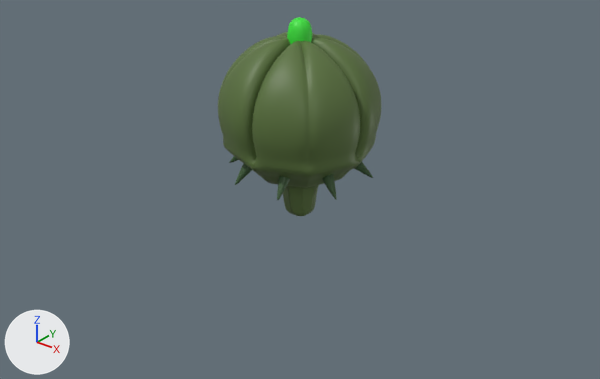
What one commit did to the Blender file Assets/Blender/ThistleBody.blend.
The view is the same before and after, from a 50 mm camera at (2.55, -3.19, 1.95) aimed at (0.06, -0.08, 0.02). Arrows for +X, +Y and +Z are at lower left; the lights stay in place.
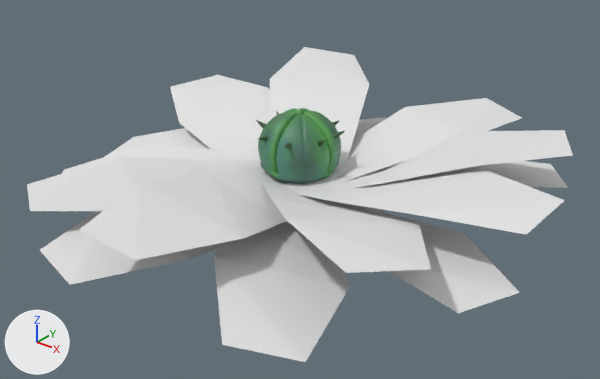
What differs and where, as boxes (x1, y1, x2, y2) in the pictures (600 x 379 px):
'Sphere', surface changed, reshaped, moved, rescaled, modifiers changed
    before: (218, 32, 381, 216)
    after: (258, 108, 341, 184)
'Plane.002', added
    after: (214, 169, 349, 362)
'Plane.011', added
    after: (79, 166, 287, 260)
'Plane', added
    after: (282, 164, 565, 235)
'Plane.003', added
    after: (262, 181, 431, 273)
'Plane.012', added
    after: (339, 98, 522, 182)
'Plane.008', added
    after: (27, 156, 261, 211)
'Plane.004', added
    after: (270, 47, 369, 164)
'Plane.007', added
    after: (170, 75, 270, 152)
'Plane.001', added
    after: (363, 206, 520, 313)
'Plane.015', added
    after: (354, 130, 573, 188)
'Plane.009', added
    after: (40, 211, 220, 285)
'Plane.010', added
    after: (62, 144, 261, 173)
'Plane.013', added
    after: (457, 161, 568, 188)
'Plane.006', added
    after: (105, 128, 210, 157)
'Cylinder', deleted (green)
    before: (287, 17, 312, 44)
'Cone', surface changed, moved, rescaled
    before: (229, 156, 373, 199)
    after: (256, 111, 345, 147)
'Cone.001', surface changed, moved, rescaled
    before: (235, 163, 290, 200)
    after: (258, 121, 339, 149)
'Plane.016', added
    after: (338, 117, 387, 177)

The change, as a diff of the scene's bpy script:
```diff
--- a/Assets/Blender/ThistleBody.blend.py
+++ b/Assets/Blender/ThistleBody.blend.py
@@ mat_thistlebody @@
 mat_thistlebody = principled_material('ThistleBody')
-mat_thistlebody.base_color = (0.101, 0.168, 0.0439)  # dark green #59723b
+mat_thistlebody.texture = img_thistlebody
@@ me_sphere @@
 # used by ob_sphere; location = (0.0, 0.0, 0.0); scale = (0.497, 0.497, 0.497)
-me_sphere.from_pydata(...)  # 130 vertices, 130 faces; spans x 0.0..0.9, y -0.9..0.0, z -0.34..1.69
+me_sphere.from_pydata(...)  # 7566 vertices, 7840 faces; spans x -0.9..0.9, y -0.87..0.87, z -2.87..1.65
+# me_sphere part 1: 2 vertices moved within x 0.09..0.4, y -0.39..-0.09, z 0.24..1.49; 107 vertices removed from x 0.0..0.9, y -0.9..0.0, z -0.34..1.69; 7543 vertices added at x -0.9..0.9, y -0.87..0.87, z -2.87..1.65
 me_sphere.materials.append(mat_thistlebody)
@@ me_plane @@
+me_plane.from_pydata([(-0.005, -0.22, -0.049), (1.371, -0.194, -0.045), (-0.011, 0.192, -0.049), (1.392, 0.143, -0.029), (0.449, -0.269, -0.021), (0.903, -0.314, 0.018), (0.895, 0.303, -0.008), (0.438, 0.228, -0.083)], [], [(5, 1, 3, 6), (0, 4, 7, 2), (4, 5, 6, 7)])
@@ ob_sphere @@
 ob_sphere = bpy.data.objects.new('Sphere', me_sphere)
-ob_sphere.location = (0.0, 0.0, 0.0)
-ob_sphere.scale = (0.497, 0.497, 0.497)
-_m = ob_sphere.modifiers.new('Mirror', 'MIRROR')
-_m.use_axis = (True, True, False)
-_m.use_clip = True
-_m = ob_sphere.modifiers.new('Subdivision', 'SUBSURF')
-_m.levels = 2
+ob_sphere.location = (-0.001, 0.0, -0.006)
+ob_sphere.scale = (0.258, 0.258, 0.258)
@@ ob_cylinder @@
-ob_cylinder = bpy.data.objects.new('Cylinder', me_cylinder)
@@ ob_plane_016 @@
+ob_plane_016 = bpy.data.objects.new('Plane.016', me_plane)
+ob_plane_016.location = (0.047, -0.035, 0.106)
+ob_plane_016.rotation_euler = (-0.249, 0.127, -4.319)  # degrees (-14, 7.3, -247)
@@ ob_plane_015 @@
+ob_plane_015 = bpy.data.objects.new('Plane.015', me_plane)
+ob_plane_015.location = (0.026, -0.028, 0.092)
+ob_plane_015.rotation_euler = (-0.0632, -0.201, -5.705)  # degrees (-3.6, -12, -327)
@@ ob_plane_014 @@
+ob_plane_014 = bpy.data.objects.new('Plane.014', me_plane)
+ob_plane_014.location = (0.017, -0.04, 0.106)
+ob_plane_014.rotation_euler = (-0.202, 0.109, -4.766)  # degrees (-12, 6.2, -273)
@@ ob_plane_013 @@
+ob_plane_013 = bpy.data.objects.new('Plane.013', me_plane)
+ob_plane_013.location = (0.042, -0.008, 0.086)
+ob_plane_013.rotation_euler = (-0.088, 0.00244, -5.547)  # degrees (-5, 0.1, -318)
@@ ob_plane_012 @@
+ob_plane_012 = bpy.data.objects.new('Plane.012', me_plane)
+ob_plane_012.location = (0.034, -0.024, 0.142)
+ob_plane_012.rotation_euler = (-0.00161, -0.081, -5.09)  # degrees (-0.1, -4.6, -292)
@@ ob_plane_011 @@
+ob_plane_011 = bpy.data.objects.new('Plane.011', me_plane)
+ob_plane_011.location = (0.034, -0.027, 0.105)
+ob_plane_011.rotation_euler = (-0.126, -0.16, -1.486)  # degrees (-7.2, -9.2, -85)
@@ ob_plane_010 @@
+ob_plane_010 = bpy.data.objects.new('Plane.010', me_plane)
+ob_plane_010.location = (0.038, -0.012, 0.106)
+ob_plane_010.rotation_euler = (-0.185, 0.0751, -2.504)  # degrees (-11, 4.3, -143)
@@ ob_plane_009 @@
+ob_plane_009 = bpy.data.objects.new('Plane.009', me_plane)
+ob_plane_009.location = (0.026, -0.051, 0.086)
+ob_plane_009.rotation_euler = (-0.088, 0.00244, -1.759)  # degrees (-5, 0.1, -101)
@@ ob_plane_008 @@
+ob_plane_008 = bpy.data.objects.new('Plane.008', me_plane)
+ob_plane_008.location = (0.028, -0.033, 0.12)
+ob_plane_008.rotation_euler = (-0.00161, -0.081, -2.08)  # degrees (-0.1, -4.6, -119)
@@ ob_plane_007 @@
+ob_plane_007 = bpy.data.objects.new('Plane.007', me_plane)
+ob_plane_007.location = (0.035, -0.034, 0.105)
+ob_plane_007.rotation_euler = (-0.142, -0.103, -3.485)  # degrees (-8.1, -5.9, -200)
@@ ob_plane_006 @@
+ob_plane_006 = bpy.data.objects.new('Plane.006', me_plane)
+ob_plane_006.location = (0.049, -0.041, 0.106)
+ob_plane_006.rotation_euler = (-0.202, 0.109, -3.009)  # degrees (-12, 6.2, -172)
@@ ob_plane_004 @@
+ob_plane_004 = bpy.data.objects.new('Plane.004', me_plane)
+ob_plane_004.location = (0.029, -0.027, 0.126)
+ob_plane_004.rotation_euler = (0.0617, -0.201, -4.16)  # degrees (3.5, -12, -238)
@@ ob_plane_003 @@
+ob_plane_003 = bpy.data.objects.new('Plane.003', me_plane)
+ob_plane_003.location = (0.027, -0.028, 0.105)
+ob_plane_003.rotation_euler = (-0.126, -0.16, -0.627)  # degrees (-7.2, -9.2, -36)
@@ ob_plane_002 @@
+ob_plane_002 = bpy.data.objects.new('Plane.002', me_plane)
+ob_plane_002.location = (0.013, -0.023, 0.106)
+ob_plane_002.rotation_euler = (-0.202, 0.109, -0.974)  # degrees (-12, 6.2, -56)
@@ ob_plane_001 @@
+ob_plane_001 = bpy.data.objects.new('Plane.001', me_plane)
+ob_plane_001.location = (0.052, -0.037, 0.086)
+ob_plane_001.rotation_euler = (-0.088, 0.00244, -0.292)  # degrees (-5, 0.1, -17)
@@ ob_plane @@
+ob_plane = bpy.data.objects.new('Plane', me_plane)
+ob_plane.location = (0.034, -0.034, 0.137)
+ob_plane.rotation_euler = (0.0499, -0.145, -0.0147)  # degrees (2.9, -8.3, -0.8)
```
